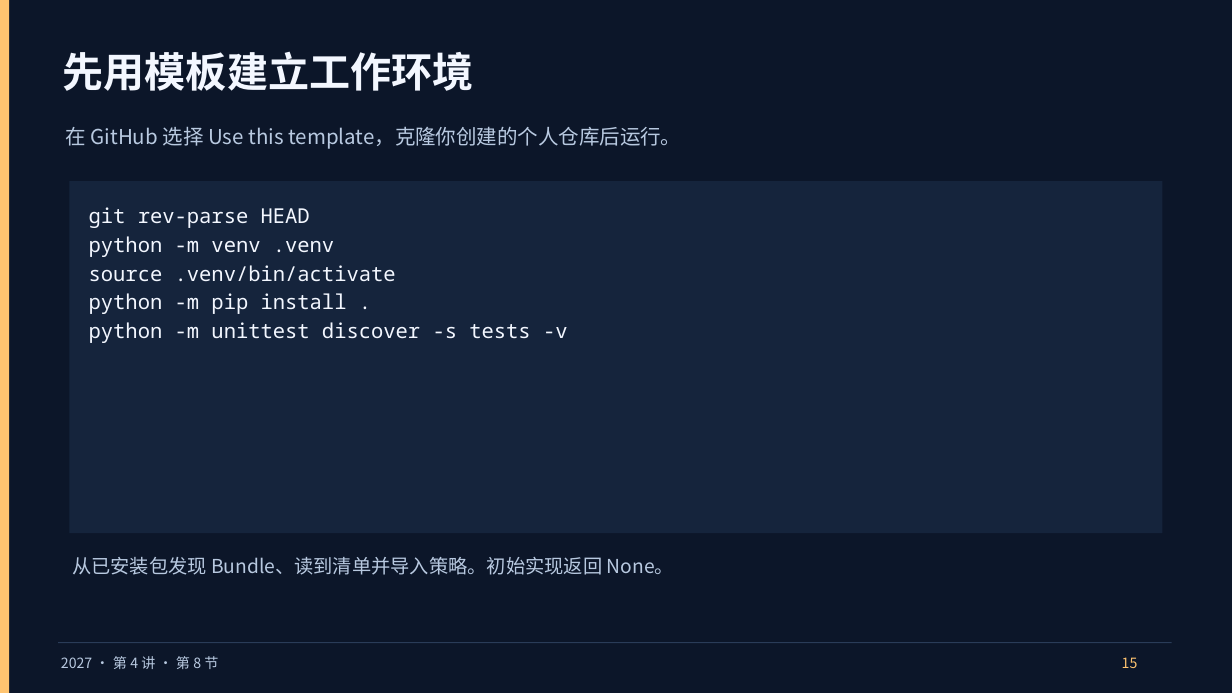
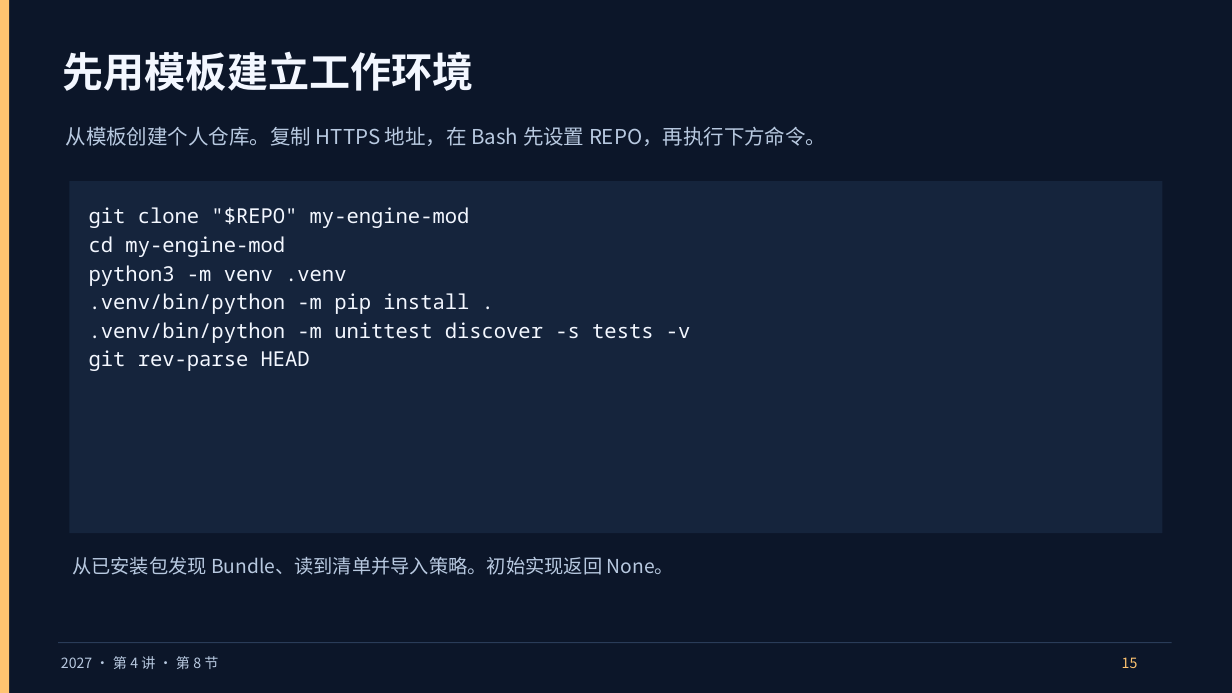
Before and after one commit to vLLM-HUST/intro-to-llm-inference-engines, a slide deck: slide 15 of build/slides/2027/lectures-8-pptx/第04讲_开源实践与课程项目.pptx. Drawn at 1232x693 pixels with LibreOffice and Linux fonts; fonts in the diff are those of the drawing. Boxes give left, top, right and bottom in pixels: in the first picture for what was removed or moved away, otherwise in the second. Text is boxed around its words. In the diff, an @@ line names an element or a change of style, - is before the commit and + after.

```diff
--- a/build/slides/2027/lectures-8-pptx/第04讲_开源实践与课程项目.pptx
+++ b/build/slides/2027/lectures-8-pptx/第04讲_开源实践与课程项目.pptx
@@ text at <box>66,126,826,146</box>: text changed @@
-在 GitHub 选择 Use this template，克隆你创建的个人仓库后运行。
+从模板创建个人仓库。复制 HTTPS 地址，在 Bash 先设置 REPO，再执行下方命令。
@@ text at <box>89,207,691,343</box>: paragraphs added @@
+git clone "$REPO" my-engine-mod
+cd my-engine-mod
+python3 -m venv .venv
+.venv/bin/python -m pip install .
+.venv/bin/python -m unittest discover -s tests -v
@@ text at <box>89,236,568,343</box>: paragraphs removed @@
-python -m venv .venv
-source .venv/bin/activate
-python -m pip install .
-python -m unittest discover -s tests -v
```
Also in this commit, not shown: 6 other slides changed, 10 other files.
